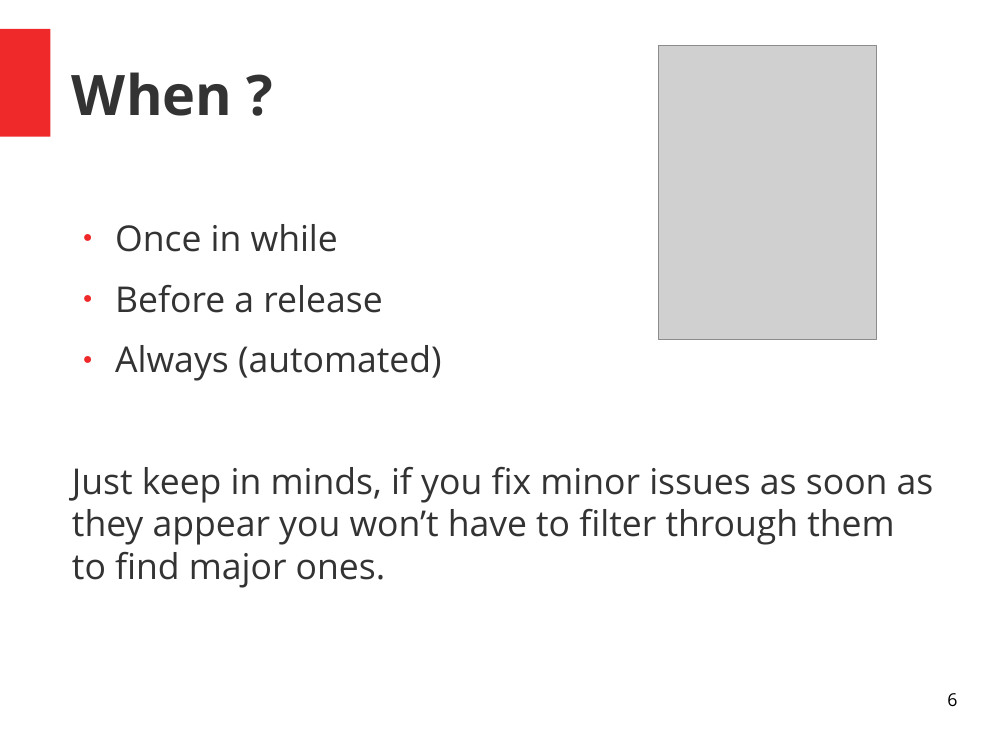
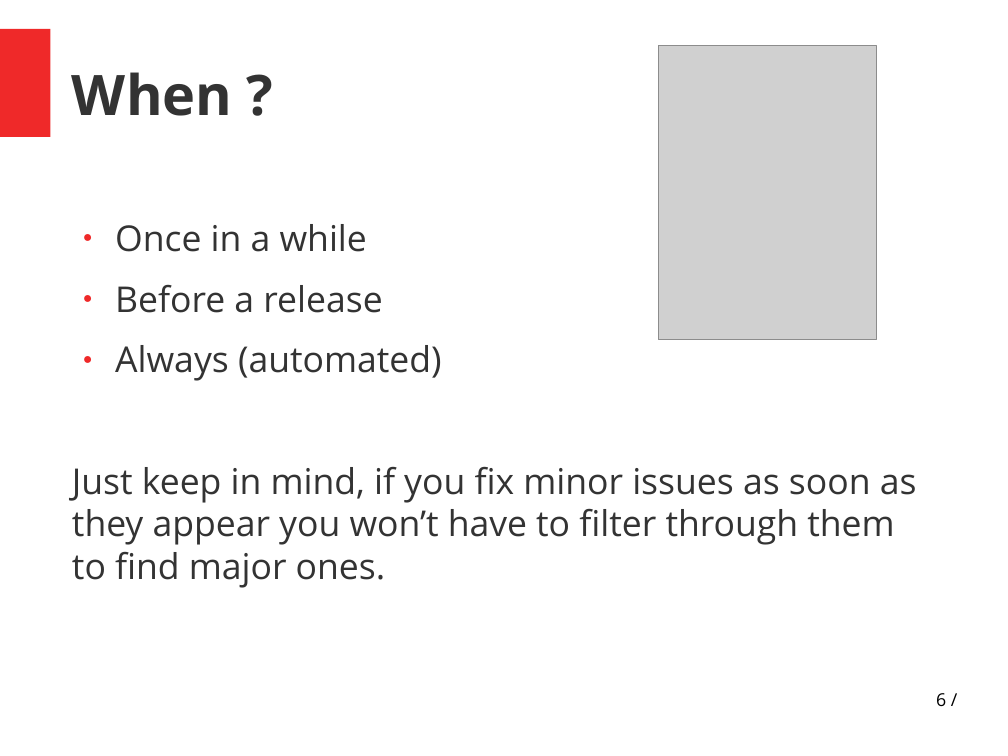
Before and after one commit to PandaChauve/StaticAnalysisTests, a slide deck: slide 6 of Untitled 1.odp. Drawn at 1008x756 pixels with LibreOffice and Linux fonts; fonts in the diff are those of the drawing; grey boxes stand for pictures. Boxes give left, top, right and bottom in pixels: in the first picture for what was removed or moved away, otherwise in the second. Text is boxed around its words. In the diff, an @@ line names an element or a change of style, - is before the commit and + after.

Commit message:
Minor typos fixed Last slide rephrase (to be checked for integrity by SCH !)

```diff
--- a/Untitled 1.odp
+++ b/Untitled 1.odp
@@ text at [115,224,367,252]: text changed @@
-● Once in while
+● Once in a while
@@ text at [72,467,917,588]: text changed @@
-Just keep in minds, if you fix minor issues as soon as they appear you won’t have to filter through them to find major ones.
+Just keep in mind, if you fix minor issues as soon as they appear you won’t have to filter through them to find major ones.
@@ page number at [936,693,946,706]: text changed @@
-6
+6 /
```
Also in this commit, not shown: 37 other slides changed.
